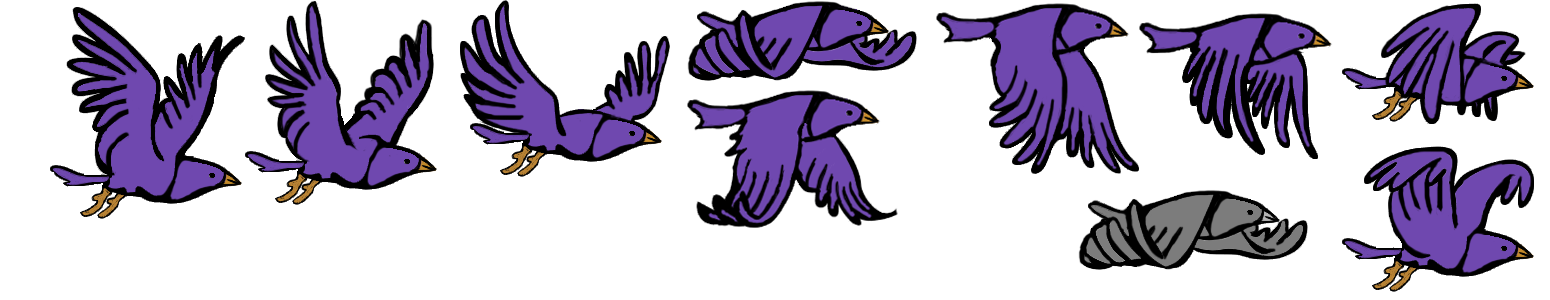
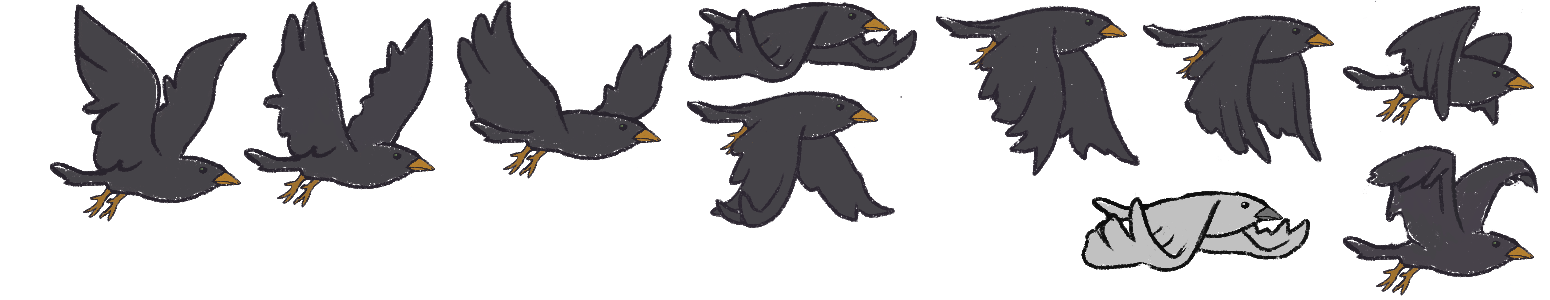
Revision of a layered 1550x300 image; what changed, layer by layer:
renamed "Black & White 1" to "Inserted Image", painted on it, unmasked it over [50,0,1538,296]
removed layer "Layer 1" over [1078,190,1308,270]
removed layer "Layer 0" over [50,0,1534,292]
